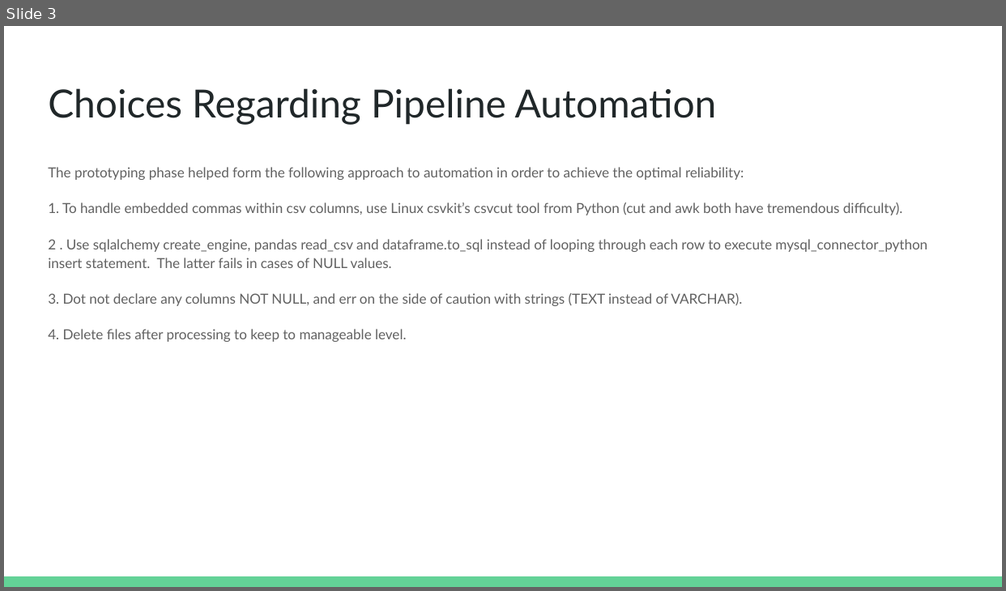
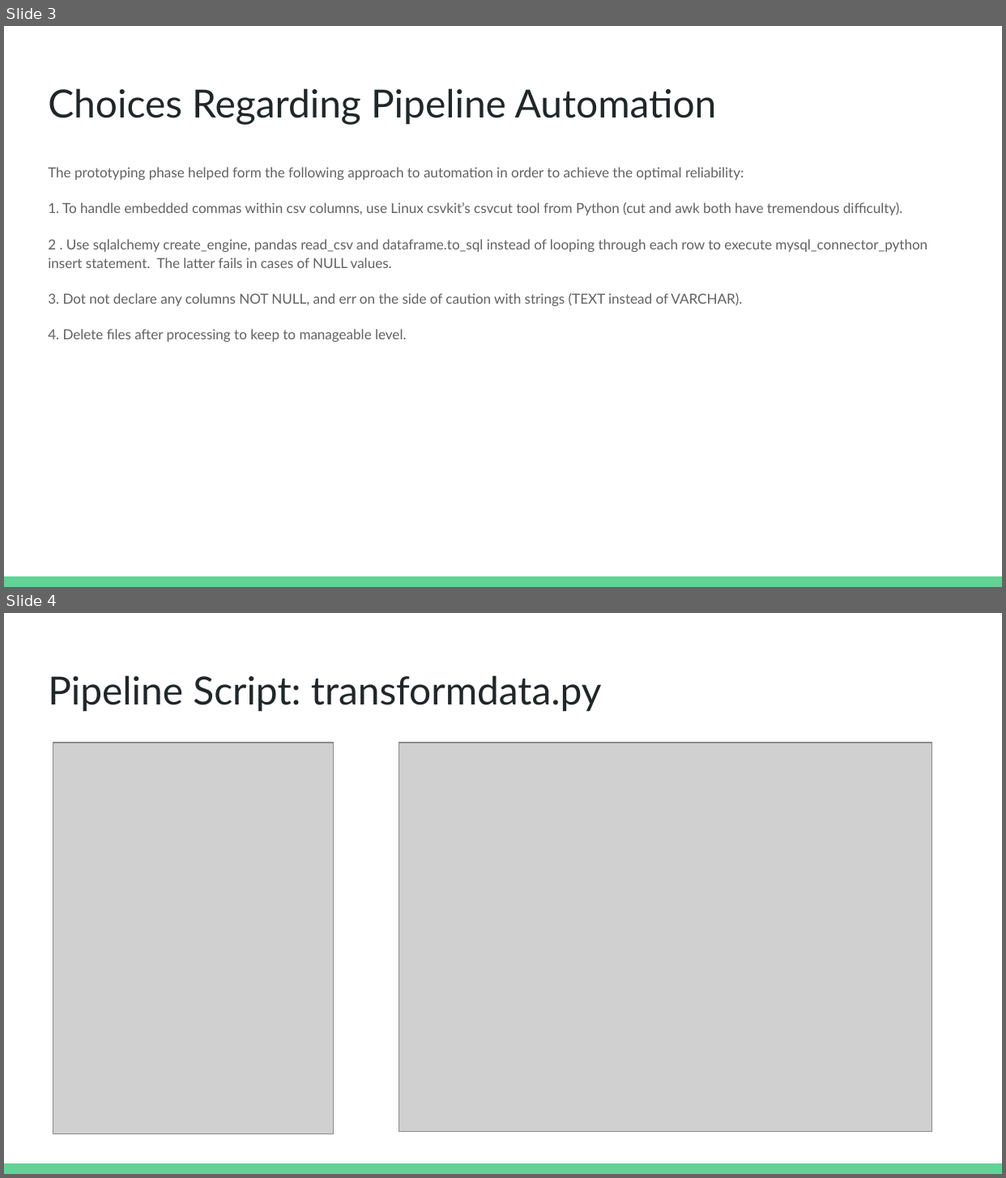
Before and after one commit to conner-mcnicholas/SevereWeatherDB, a slide deck: Step5/Exploratory_Data_Analysis.odp. Shown one above the other, each under a label of ours: slide 3 before the commit, slides 3 and 4 after it. The pictures are 1006x591 and 1006x1178 pixels, drawn with LibreOffice and Linux fonts; fonts in the diff are those of the drawing; grey boxes stand for pictures. Boxes give left, top, right and bottom in pixels: in the first picture for what was removed or moved away, otherwise in the second. Text is boxed around its words. In the diff, an @@ line names an element or a change of style, - is before the commit and + after.

```diff
--- a/Step5/Exploratory_Data_Analysis.odp
+++ b/Step5/Exploratory_Data_Analysis.odp
@@ slide 4 added at [4,613,1002,1174], background #FFFFFF; not listed: 1 template element that a slide beside it also shows @@
@@ title added at [48,675,602,712], 28 pt, text #202729 @@
+Pipeline Script: transformdata.py
@@ picture added at [53,743,334,1134] @@
@@ picture added at [399,743,932,1132] @@
```
Also in this commit, not shown: 1 other file.
